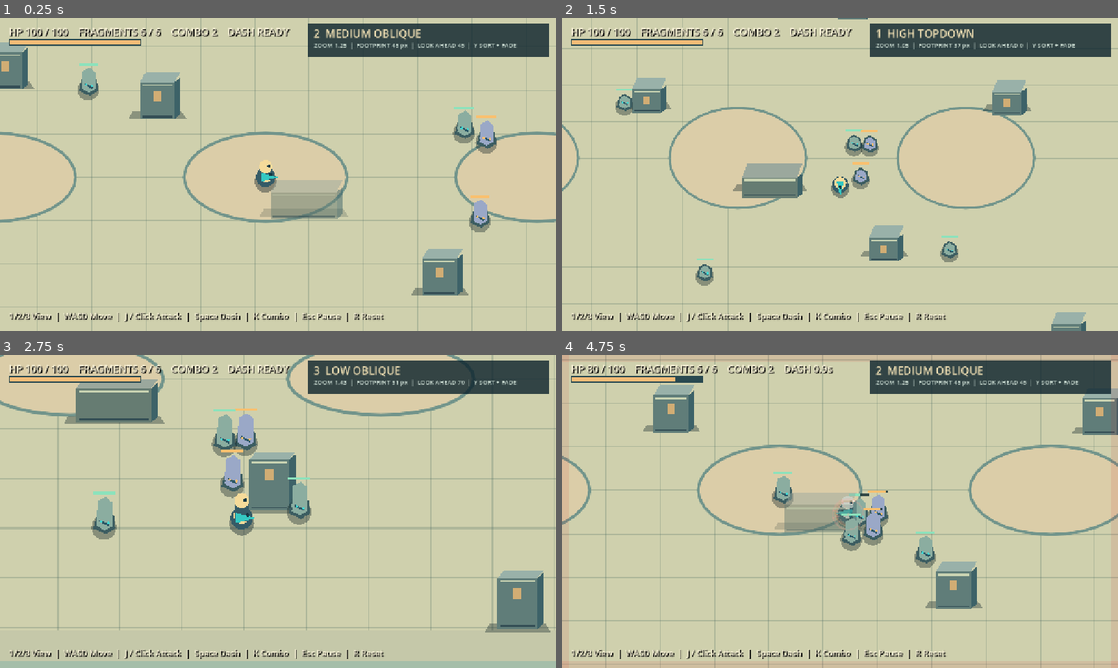
Above: before the commit, frames 1-4 (two rows, left to right).
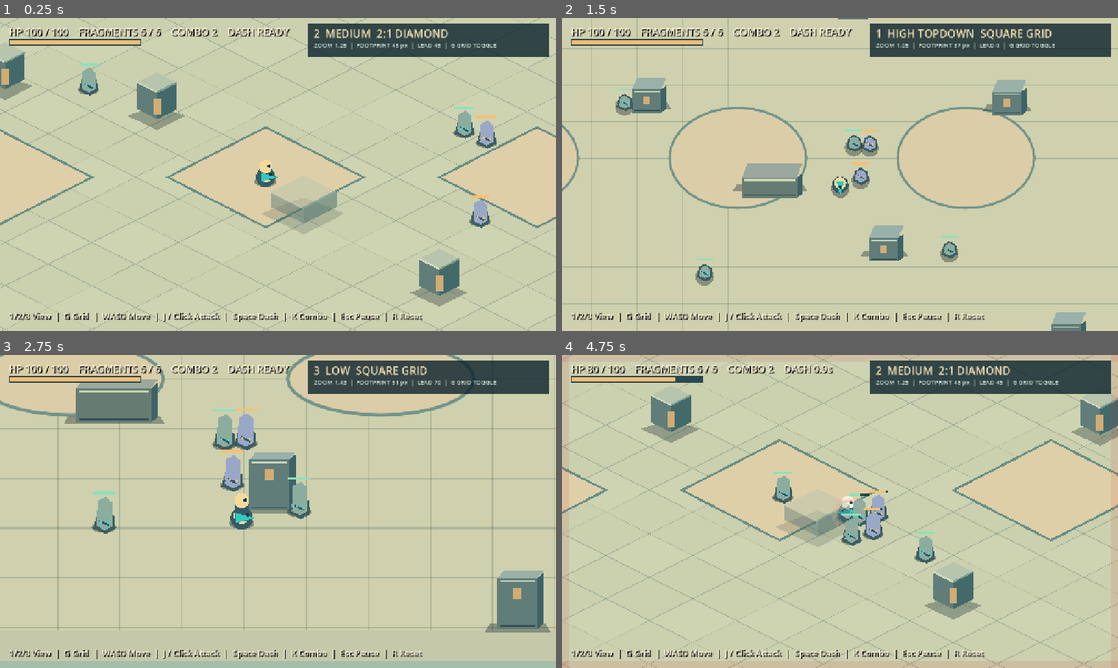
Above: after the commit, the same moments.

Repository: noru358/new-game
Game: Godot game, scene res://game/view_prototype.tscn
Two runs of this game, one before a commit and one after it. Both use one fixed random seed, a clock stepped at 60 frames per second and the inputs below.
Inputs (mouse positions are in pixels of both pictures, inside the frame that each line leads up to):
- Up to frame 1 (0.25 s): no input
- Up to frame 2 (1.5 s): tap Enter at 0.5 s; move the mouse to (962, 158) at 0.52 s; hold D (move_right) 0.53-1.28 s; tap G at 0.6 s; click (962, 158) at 0.67 s; tap 1 at 0.8, 1.35 s; move the mouse to (728, 190) at 1.27 s; hold S (move_down) from 1.28 s (still down)
- Up to frame 3 (2.75 s): tap 2 at 1.55, 2.1 s; move the mouse to (333, 442) at 2.02 s; release S (move_down) at 2.03 s; hold D (move_right) from 2.03 s (still down); tap 3 at 2.3 s
- Up to frame 4 (4.75 s): move the mouse to (812, 574) at 2.77 s; release D (move_right) at 2.78 s; hold W (move_up) 2.78-3.53 s; tap 3 at 2.85 s; click (812, 574) at 2.92 s; tap G at 3.05 s; move the mouse to (1006, 558) at 3.52 s; hold J (attack) 3.53-4.28 s; hold A (move_left) from 3.53 s (still down); tap 1 at 3.8 s; move the mouse to (673, 464) at 4.27 s; tap Space (dash) at 4.35 s; tap 2 at 4.55 s

The runs differ from the first frame. In frame 1, 13% of the frame differs, in the area x 0-100%, y 0-100%; in frame 2, 1.3%; in frame 3, 1.8%; in frame 4, 14%.

Commit message:
Compare real diamond and square ground projections

Diff:
--- a/game/enemy.gd
+++ b/game/enemy.gd
@@ -81,7 +81,14 @@
 	var reinforced := max_health > MAX_HEALTH
 	var stone := Color("edf6e8") if hit_flash > 0.0 else Color("9aa8c7") if reinforced else Color("8bada0")
 	var shade := Color("3c5d61")
-	draw_circle(Vector2(0, 7), 20.0, Color(0.02, 0.09, 0.11, 0.35))
+	if visual_pitch > 0.0:
+		var shadow := PackedVector2Array()
+		for i in range(25):
+			var angle := TAU * float(i) / 24.0
+			shadow.append(Vector2(cos(angle) * 20.0, 7.0 + sin(angle) * 9.0))
+		draw_colored_polygon(shadow, Color(0.02, 0.09, 0.11, 0.35))
+	else:
+		draw_circle(Vector2(0, 7), 20.0, Color(0.02, 0.09, 0.11, 0.35))
 	draw_colored_polygon(PackedVector2Array([
 		Vector2(-17, 9), Vector2(-12, -13), Vector2(0, -21),
 		Vector2(16, -11), Vector2(18, 9), Vector2(3, 18)
--- a/game/player.gd
+++ b/game/player.gd
@@ -274,7 +274,14 @@
 	var body_color := Color("f5f5e8") if hit_flash > 0.0 else Color("f5db9a")
 	if dash_time > 0.0:
 		draw_circle(-dash_direction * 25.0, 19.0, Color(0.30, 0.88, 0.86, 0.28))
-	draw_circle(Vector2(0, 8), 20.0, Color(0.03, 0.10, 0.13, 0.4))
+	if visual_pitch > 0.0:
+		var shadow := PackedVector2Array()
+		for i in range(25):
+			var angle := TAU * float(i) / 24.0
+			shadow.append(Vector2(cos(angle) * 20.0, 8.0 + sin(angle) * 10.0))
+		draw_colored_polygon(shadow, Color(0.03, 0.10, 0.13, 0.4))
+	else:
+		draw_circle(Vector2(0, 8), 20.0, Color(0.03, 0.10, 0.13, 0.4))
 	draw_circle(Vector2.ZERO, 18.0, Color("355b67"))
 	draw_circle(Vector2(0, -4), 13.0, body_color)
 	if visual_pitch > 0.0:
--- a/game/view_prop.gd
+++ b/game/view_prop.gd
@@ -4,11 +4,13 @@
 @export var footprint_radius := 32.0
 var pitch := 0.5
 var kind := 0
+var diamond := false
 
 
-func configure(new_kind: int, new_pitch: float) -> void:
+func configure(new_kind: int, new_pitch: float, new_diamond: bool = false) -> void:
 	kind = new_kind
 	pitch = new_pitch
+	diamond = new_diamond
 	queue_redraw()
 
 
@@ -23,6 +25,9 @@
 
 
 func _draw() -> void:
+	if diamond:
+		_draw_diamond_prop()
+		return
 	var height := (25.0 + pitch * 45.0) if kind == 0 else (12.0 + pitch * 28.0)
 	var half_width := footprint_radius if kind == 0 else footprint_radius * 1.55
 	var top_depth := lerpf(footprint_radius * 0.82, footprint_radius * 0.38, pitch)
@@ -50,3 +55,30 @@
 	draw_line(Vector2(-half_width + 4, top_depth - 5), Vector2(half_width - 4, top_depth - 5), Color("344e55"), 3.0)
 	if kind == 0:
 		draw_rect(Rect2(-7, -height + 16, 14, 18), Color("d1ad74"))
+
+
+func _draw_diamond_prop() -> void:
+	var height := (25.0 + pitch * 45.0) if kind == 0 else (12.0 + pitch * 28.0)
+	var half_width := footprint_radius * (1.15 if kind == 0 else 1.55)
+	var half_depth := half_width * 0.5
+	var top := Vector2(0, -height - half_depth)
+	var right := Vector2(half_width, -height)
+	var bottom := Vector2(0, -height + half_depth)
+	var left := Vector2(-half_width, -height)
+	var ground_right := Vector2(half_width, 0)
+	var ground_bottom := Vector2(0, half_depth)
+	var ground_left := Vector2(-half_width, 0)
+	draw_colored_polygon(PackedVector2Array([
+		Vector2(0, -half_depth + 12), Vector2(half_width + 15, 12),
+		Vector2(0, half_depth + 20), Vector2(-half_width - 18, 12)
+	]), Color(0.04, 0.12, 0.14, 0.31))
+	draw_colored_polygon(PackedVector2Array([right, bottom, ground_bottom, ground_right]), Color("436a6a"))
+	draw_colored_polygon(PackedVector2Array([left, bottom, ground_bottom, ground_left]), Color("607d79"))
+	draw_colored_polygon(PackedVector2Array([top, right, bottom, left]), Color("b8c5ad"))
+	draw_line(left, bottom, Color("d4dabd"), 3.0)
+	draw_line(bottom, right, Color("829e8f"), 3.0)
+	if kind == 0:
+		draw_colored_polygon(PackedVector2Array([
+			Vector2(-7, -height + half_depth + 12), Vector2(7, -height + half_depth + 12),
+			Vector2(7, half_depth - 9), Vector2(-7, half_depth - 9)
+		]), Color("d1ad74"))
--- a/game/view_prototype.gd
+++ b/game/view_prototype.gd
@@ -1,7 +1,7 @@
 extends "res://game/main.gd"
 
 const ViewPropScript = preload("res://game/view_prop.gd")
-const MODE_NAMES := ["1  HIGH TOPDOWN", "2  MEDIUM OBLIQUE", "3  LOW OBLIQUE"]
+const MODE_NAMES := ["1  HIGH TOPDOWN", "2  MEDIUM", "3  LOW"]
 const MODE_ZOOMS := [1.05, 1.25, 1.43]
 const MODE_PITCHES := [0.0, 0.55, 1.0]
 const MODE_LOOKAHEAD := [0.0, 45.0, 70.0]
@@ -12,6 +12,7 @@
 ]
 
 var view_mode := 2
+var diamond_ground := true
 var view_props: Array = []
 var view_title: Label
 var view_detail: Label
@@ -41,6 +42,10 @@
 		if event.keycode == KEY_1 or event.keycode == KEY_2 or event.keycode == KEY_3:
 			set_view_mode(event.keycode - KEY_1 + 1)
 			get_viewport().set_input_as_handled()
+		elif event.keycode == KEY_G:
+			diamond_ground = not diamond_ground
+			set_view_mode(view_mode)
+			get_viewport().set_input_as_handled()
 
 
 func _process(delta: float) -> void:
@@ -65,13 +70,27 @@
 		enemy.visual_pitch = MODE_PITCHES[index]
 		enemy.queue_redraw()
 	for prop in view_props:
-		prop.configure(prop.kind, MODE_PITCHES[index])
-	if view_title != null:
-		view_title.text = MODE_NAMES[index]
-		view_detail.text = "ZOOM %.2f  |  FOOTPRINT %d px  |  LOOK AHEAD %d  |  Y SORT + FADE" % [
-			MODE_ZOOMS[index], int(36.0 * MODE_ZOOMS[index]), int(MODE_LOOKAHEAD[index])
-		]
+		prop.configure(prop.kind, MODE_PITCHES[index], ground_is_diamond())
+	_update_view_labels()
 	queue_redraw()
+
+
+func ground_is_diamond() -> bool:
+	return view_mode > 1 and diamond_ground
+
+
+func diamond_grid_point(u: int, v: int) -> Vector2:
+	return Vector2(1200.0 + float(u - v) * 80.0, 700.0 + float(u + v) * 40.0)
+
+
+func _update_view_labels() -> void:
+	if view_title == null:
+		return
+	var index := view_mode - 1
+	view_title.text = MODE_NAMES[index] + ("  2:1 DIAMOND" if ground_is_diamond() else "  SQUARE GRID")
+	view_detail.text = "ZOOM %.2f  |  FOOTPRINT %d px  |  LEAD %d  |  G GRID TOGGLE" % [
+		MODE_ZOOMS[index], int(36.0 * MODE_ZOOMS[index]), int(MODE_LOOKAHEAD[index])
+	]
 
 
 func _build_view_ui() -> void:
@@ -98,10 +117,18 @@
 		if child is CanvasLayer and child != canvas:
 			for control in child.get_children():
 				if control is Label and control.text.begins_with("WASD Move"):
-					control.text = "1/2/3 View  |  WASD Move  |  J / Click Attack  |  Space Dash  |  K Combo  |  Esc Pause  |  R Reset"
+					control.text = "1/2/3 View  |  G Grid  |  WASD Move  |  J / Click Attack  |  Space Dash  |  K Combo  |  Esc Pause  |  R Reset"
 
 
 func _draw() -> void:
+	if ground_is_diamond():
+		_draw_diamond_ground()
+	else:
+		_draw_square_ground()
+	draw_rect(Rect2(Vector2(16, 16), ARENA_SIZE - Vector2(32, 32)), Color("3f706e"), false, 14.0)
+
+
+func _draw_square_ground() -> void:
 	var pitch: float = MODE_PITCHES[view_mode - 1]
 	draw_rect(Rect2(Vector2.ZERO, ARENA_SIZE), Color("a5bea9"))
 	draw_rect(Rect2(0, 60, 2400, 170), Color("4f8f93"))
@@ -123,4 +150,36 @@
 	for x in range(100, 2350, 280):
 		draw_line(Vector2(x, 120), Vector2(x + 110, 120), Color("a1c7b5"), 3.0)
 		draw_line(Vector2(x + 80, 1250), Vector2(x + 190, 1250), Color("a1c7b5"), 3.0)
-	draw_rect(Rect2(Vector2(16, 16), ARENA_SIZE - Vector2(32, 32)), Color("3f706e"), false, 14.0)
+
+
+func _draw_diamond_ground() -> void:
+	const TILE_HALF_WIDTH := 80.0
+	const TILE_HALF_HEIGHT := 40.0
+	draw_rect(Rect2(Vector2.ZERO, ARENA_SIZE), Color("6a9b97"))
+	for u in range(-24, 25):
+		for v in range(-24, 25):
+			var center := diamond_grid_point(u, v)
+			if center.x < -TILE_HALF_WIDTH or center.x > ARENA_SIZE.x + TILE_HALF_WIDTH:
+				continue
+			if center.y < -TILE_HALF_HEIGHT or center.y > ARENA_SIZE.y + TILE_HALF_HEIGHT:
+				continue
+			var water := center.y < 235.0 or center.y > 1180.0
+			var margin := center.x < 250.0 or center.x > 2150.0
+			var color := Color("599492") if water else Color("abc3ad") if margin else Color("cbd0ae")
+			if (u + v) % 3 == 0:
+				color = color.lightened(0.055)
+			var points := PackedVector2Array([
+				center + Vector2(0, -TILE_HALF_HEIGHT),
+				center + Vector2(TILE_HALF_WIDTH, 0),
+				center + Vector2(0, TILE_HALF_HEIGHT),
+				center + Vector2(-TILE_HALF_WIDTH, 0)
+			])
+			draw_colored_polygon(points, color)
+			draw_polyline(PackedVector2Array([points[0], points[1], points[2], points[3], points[0]]), Color(0.28, 0.43, 0.41, 0.20), 1.5)
+	for center in [Vector2(700, 700), Vector2(1200, 700), Vector2(1700, 700)]:
+		var plaza := PackedVector2Array([
+			center + Vector2(0, -92), center + Vector2(180, 0),
+			center + Vector2(0, 92), center + Vector2(-180, 0)
+		])
+		draw_colored_polygon(plaza, Color("decfa8"))
+		draw_polyline(PackedVector2Array([plaza[0], plaza[1], plaza[2], plaza[3], plaza[0]]), Color("688e85"), 4.0)
--- a/tests/verify_1b.gd
+++ b/tests/verify_1b.gd
@@ -14,6 +14,9 @@
 	var player: SandboxPlayer = scene.get_node("Player")
 	var camera: Camera2D = player.get_node("Camera2D")
 	_check(scene.view_mode == 2, "medium oblique starts by default")
+	_check(scene.ground_is_diamond(), "medium view starts with genuine diamond ground")
+	_check(scene.diamond_grid_point(1, 0) - scene.diamond_grid_point(0, 0) == Vector2(80, 40), "first diamond axis slopes down right")
+	_check(scene.diamond_grid_point(0, 1) - scene.diamond_grid_point(0, 0) == Vector2(-80, 40), "second diamond axis slopes down left")
 	_check(is_equal_approx(camera.zoom.x, 1.25), "default camera scale")
 	_check(scene.y_sort_enabled and scene.get_node("Enemies").y_sort_enabled, "actors and props sort by foot position")
 	_check(scene.view_props.size() == 9, "same nine blockout props in all candidates")
@@ -24,9 +27,24 @@
 	for mode in [1, 3, 2]:
 		scene.set_view_mode(mode)
 		_check(scene.view_mode == mode, "mode switch %d" % mode)
+		_check(scene.ground_is_diamond() == (mode > 1), "expected ground shape %d" % mode)
 		_check(is_equal_approx(camera.zoom.x, scene.MODE_ZOOMS[mode - 1]), "camera scale %d" % mode)
 		_check(is_equal_approx(player.visual_pitch, scene.MODE_PITCHES[mode - 1]), "actor projection %d" % mode)
 		_check(scene.view_props.size() == 9, "layout unchanged %d" % mode)
+		_check(scene.view_props[0].diamond == scene.ground_is_diamond(), "props match grid shape %d" % mode)
+	var toggle := InputEventKey.new()
+	toggle.keycode = KEY_G
+	toggle.pressed = true
+	var player_before_grid := player.global_position
+	var prop_before_grid: Vector2 = scene.view_props[0].global_position
+	scene.get_viewport().push_input(toggle, true)
+	await process_frame
+	_check(not scene.ground_is_diamond(), "G switches medium view to square grid")
+	_check(not scene.view_props[0].diamond, "G switches props to square treatment")
+	_check(player.global_position == player_before_grid and scene.view_props[0].global_position == prop_before_grid, "grid toggle preserves combat positions")
+	scene.get_viewport().push_input(toggle, true)
+	await process_frame
+	_check(scene.ground_is_diamond(), "G restores diamond grid")
 	var obstacle: Node2D = scene.view_props[3]
 	player.global_position = obstacle.global_position + Vector2(-100, 0)
 	player.hurt_immunity = 100.0
@@ -43,7 +61,7 @@
 		printerr("1B verification failed")
 		quit(1)
 	else:
-		print("1B verification passed: medium default, three switchable views, fixed layout, Y-sort, footprint collision")
+		print("1B verification passed: true 2:1 diamond and square toggle, three views, fixed layout, Y-sort, footprint collision")
 		quit(0)
 
 
Not shown, changed: DEV_STATUS.md
Not shown, changed: LOOP_CONQUEST_MASTER.md
Not shown, changed: README.md
